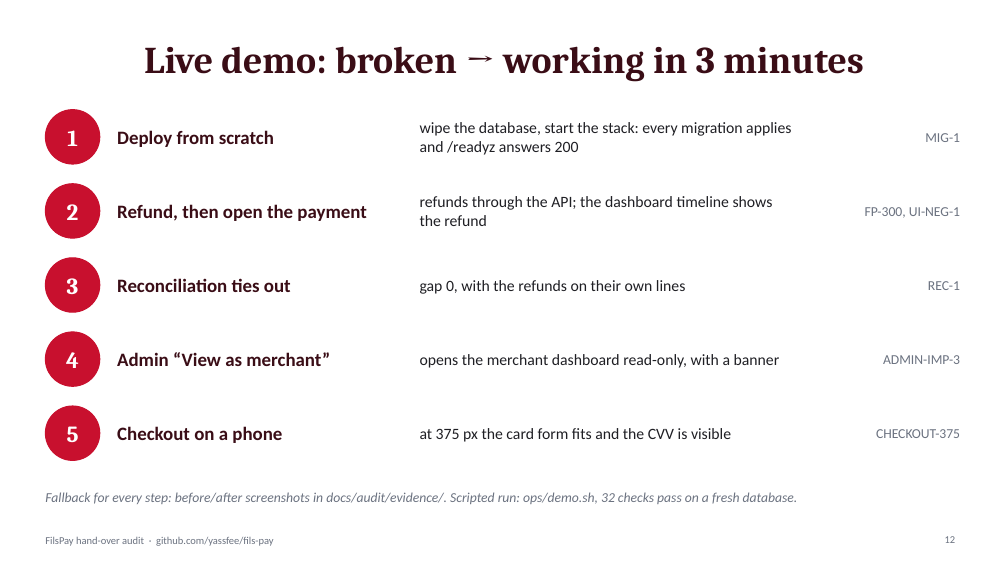
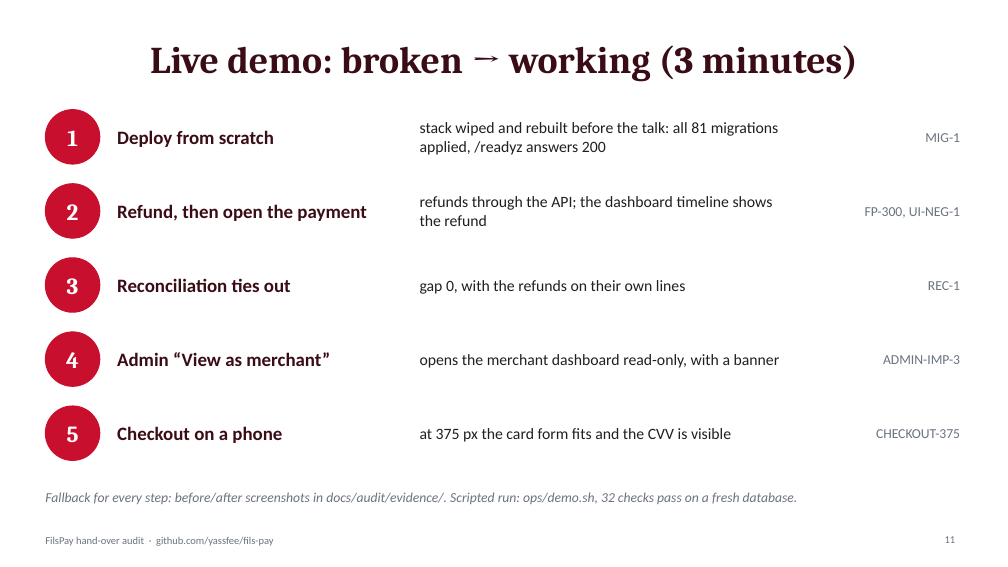
Before and after one commit to yassfee/fils-pay, a slide deck: slide 11 of docs/presentation/FilsPay-final.pptx (slide 12 before the commit). Drawn at 1008x567 pixels with LibreOffice and Linux fonts; fonts in the diff are those of the drawing. Boxes give left, top, right and bottom in pixels: in the first picture for what was removed or moved away, otherwise in the second. Text is boxed around its words. In the diff, an @@ line names an element or a change of style, - is before the commit and + after.

```diff
--- a/docs/presentation/FilsPay-final.pptx
+++ b/docs/presentation/FilsPay-final.pptx
@@ title at (150,45,858,82): text changed @@
-Live demo: broken → working in 3 minutes
+Live demo: broken → working (3 minutes)
@@ text at (420,122,779,155): text changed @@
-wipe the database, start the stack: every migration applies and /readyz answers 200
+stack wiped and rebuilt before the talk: all 81 migrations applied, /readyz answers 200
```
Also in this commit, not shown: 4 other slides changed, 1 slide added, 2 other files.
